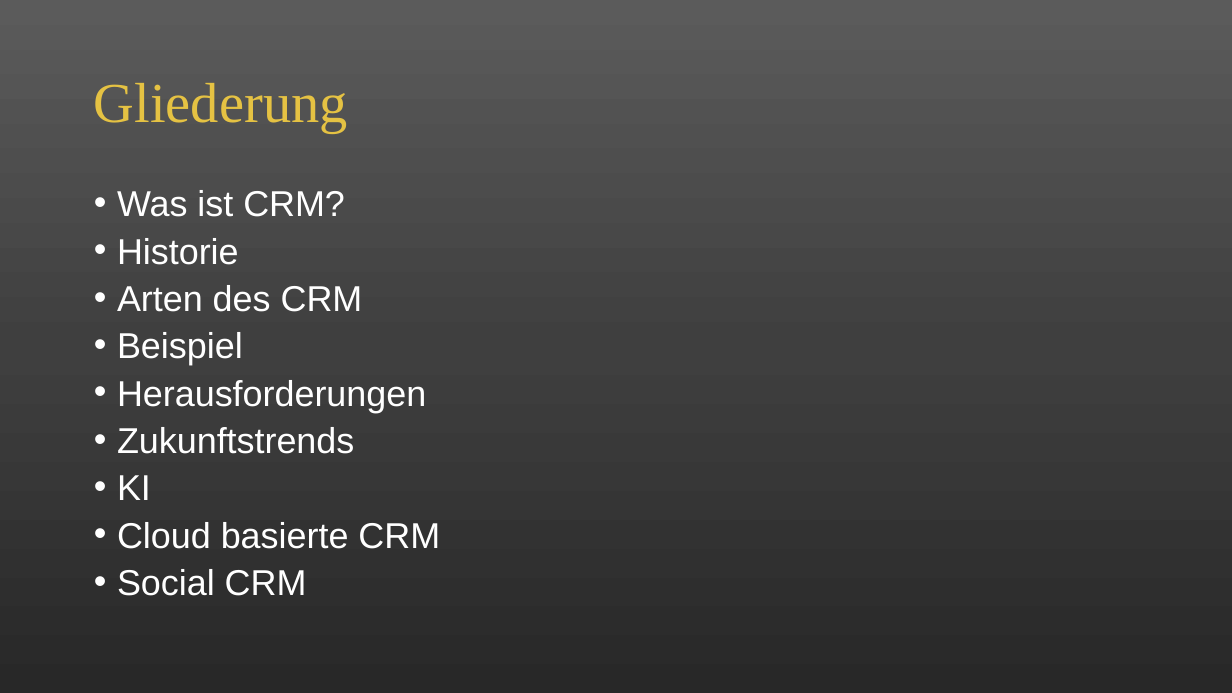
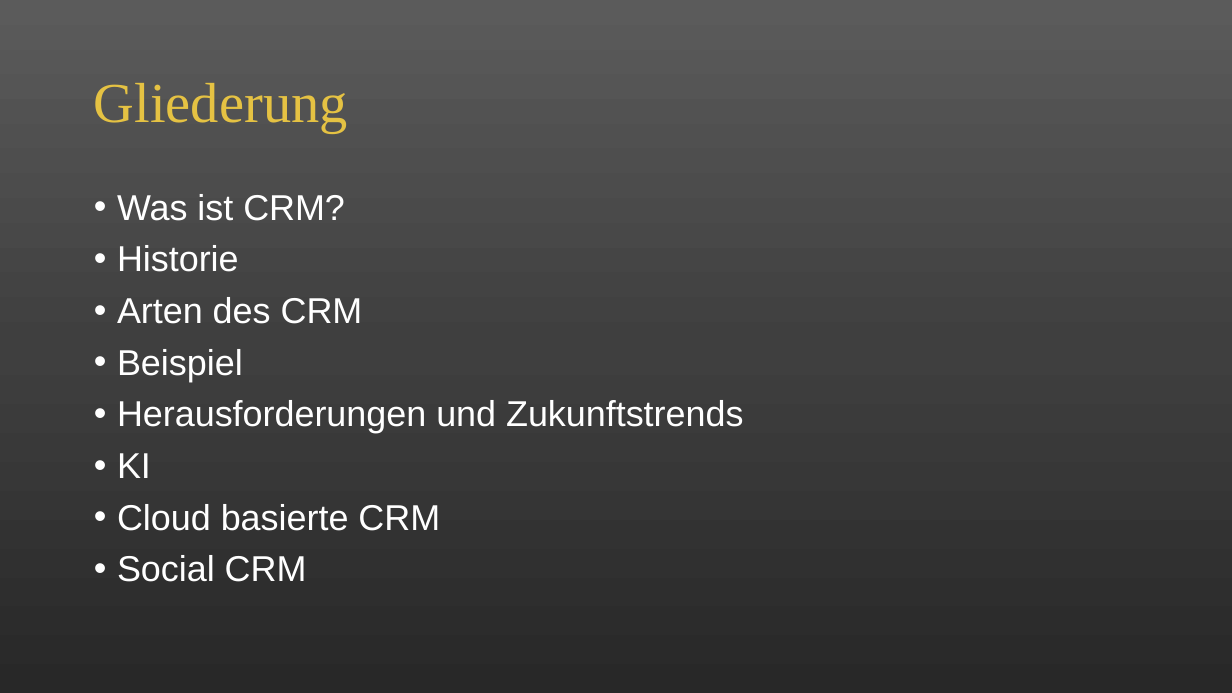
Before and after one commit to alicapr/CRM, a slide deck: slide 3 of CRM.pptx. Drawn at 1232x693 pixels with LibreOffice and Linux fonts; fonts in the diff are those of the drawing. Boxes give left, top, right and bottom in pixels: in the first picture for what was removed or moved away, otherwise in the second. Text is boxed around its words. In the diff, an @@ line names an element or a change of style, - is before the commit and + after.

```diff
--- a/CRM.pptx
+++ b/CRM.pptx
@@ text at [117,194,440,582]: line spacing 0.8 to 0.9 @@
@@ text at [117,400,743,433]: text changed @@
-• Herausforderungen
-• Zukunftstrends
+• Herausforderungen und Zukunftstrends
```
Also in this commit, not shown: 5 other slides changed, 2 slides added, 1 slide removed, 1 other file.
